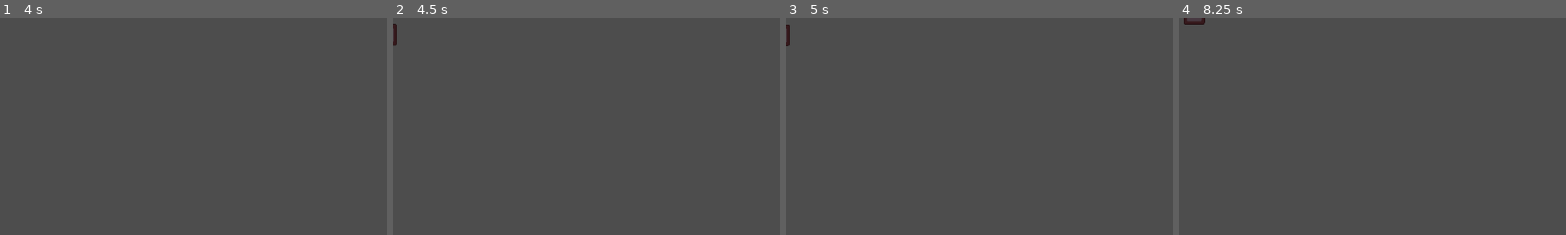
Above: before the commit, frames 1-4 (left to right).
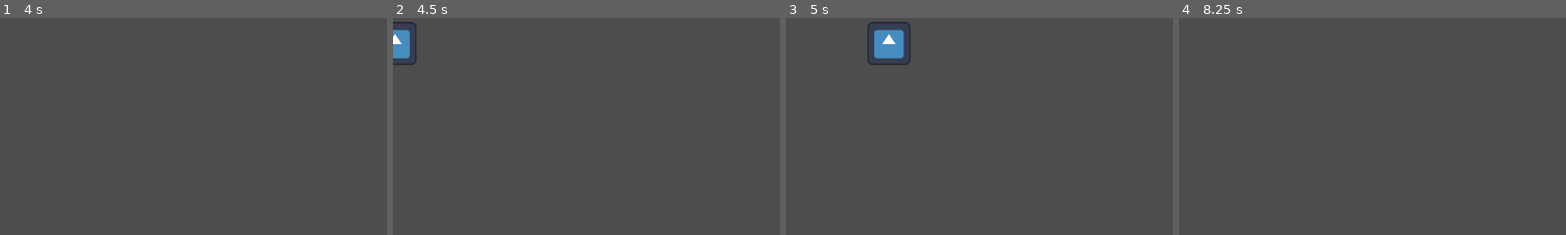
Above: after the commit, the same moments.

Repository: quellus/godot-tutorials
Game: Godot game, scene res://main.tscn
The game is run twice, just before and just after one commit, with the same random seed, the same clock (stepped at 60 frames per second) and the same inputs. The engine's default icon, where the game draws it, is replaced by a stand-in: a white triangle on a blue panel in a dark square.
Inputs:
- Up to frame 1 (4 s): tap Enter at 0.5, 3.5 s; hold Up (ui_up) 0.53-2.03 s; hold Left (ui_left) 2.03-3.53 s; tap Space at 2.75 s; hold Down (ui_down) from 3.53 s (still down)
- Up to frame 2 (4.5 s): tap Space at 4.25 s; release Down (ui_down) at 4.28 s; hold Right (ui_right) from 4.28 s (still down)
- Up to frame 3 (5 s): keep holding Right (ui_right)
- Up to frame 4 (8.25 s): release Right (ui_right) at 5.03 s; hold Up (ui_up) 5.03-5.78 s; tap Enter at 5.75 s; hold Right (ui_right) 5.78-8.03 s; tap Space at 6.5 s; hold Down (ui_down) from 8.03 s (still down)
The pictures show only the part of the screen within x 0-50%, y 0-50%; the shares and areas given below are measured in that part.

Frame 1 is identical in both runs. In frame 2, 0.8% of the frame differs, in the area x 0-7%, y 1-22%; in frame 3, 1.4%, in the area x 0-33%, y 1-22%; in frame 4, 0.1%.

Commit message:
Enemy avoider, add spawn points

Diff:
--- a/enemy avoider/Enemy.tscn
+++ b/enemy avoider/Enemy.tscn
@@ -8,6 +8,7 @@
 
 [node name="Enemy" type="CharacterBody2D"]
 scale = Vector2(0.25, 0.25)
+collision_layer = 3
 motion_mode = 1
 script = ExtResource("1_p1437")
 
--- a/enemy avoider/main.gd
+++ b/enemy avoider/main.gd
@@ -1,10 +1,13 @@
 extends Node2D
 
 var enemy = preload("res://Enemy.tscn")
-
+var rng = RandomNumberGenerator.new()
 
 
 
 func _on_enemy_spawn_timer_timeout():
+	var spawnpoints = get_tree().get_nodes_in_group("spawnpoint")
+	var spawn_index = rng.randf_range(0, 4)
 	var enemy_instance = enemy.instantiate()
 	add_child(enemy_instance)
+	enemy_instance.global_position = spawnpoints[spawn_index].global_position
--- a/enemy avoider/main.tscn
+++ b/enemy avoider/main.tscn
@@ -41,5 +41,17 @@
 wait_time = 4.0
 autostart = true
 
+[node name="SpawnPoint" type="Node2D" parent="." groups=["spawnpoint"]]
+position = Vector2(-121, -137)
+
+[node name="SpawnPoint2" type="Node2D" parent="." groups=["spawnpoint"]]
+position = Vector2(-137, 813)
+
+[node name="SpawnPoint3" type="Node2D" parent="." groups=["spawnpoint"]]
+position = Vector2(1315, 828)
+
+[node name="SpawnPoint4" type="Node2D" parent="." groups=["spawnpoint"]]
+position = Vector2(1366, -137)
+
 [connection signal="body_entered" from="Player/Area2D" to="Player" method="_on_area_2d_body_entered"]
 [connection signal="timeout" from="EnemySpawnTimer" to="." method="_on_enemy_spawn_timer_timeout"]
